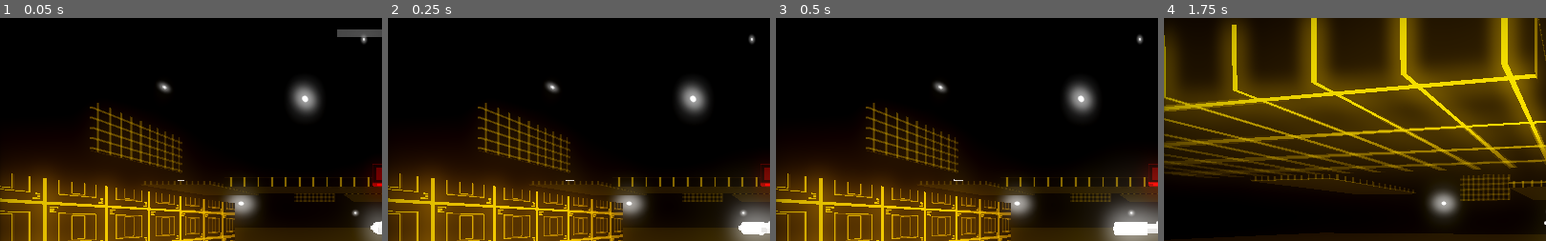
Above: before the commit, frames 1-4 (left to right).
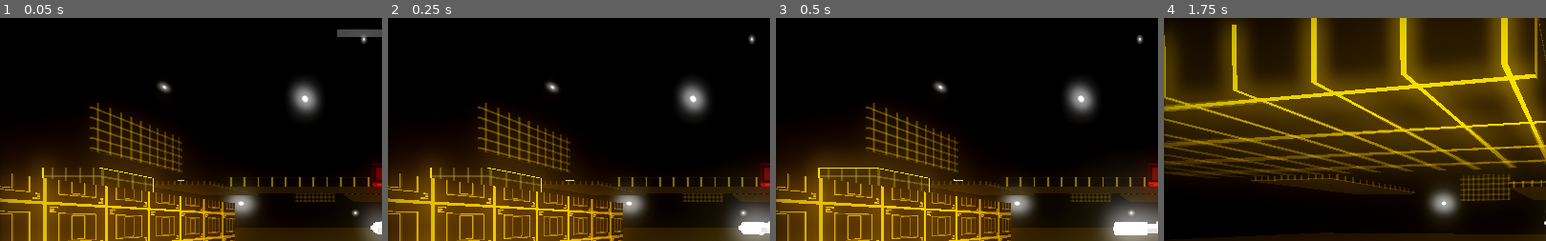
Above: after the commit, the same moments.

Repository: omthegg/WillYouHuman
Game: Godot game, scene res://source/maps/TestMap.tscn
Two runs of this game, one before a commit and one after it. Both use one fixed random seed, a clock stepped at 60 frames per second and the inputs below. This scene is started directly instead of the project's main scene. The engine's default icon, where the game draws it, is replaced by a stand-in: a white triangle on a blue panel in a dark square. Sound files missing from this copy of the repository are replaced by a short silence.
Inputs (mouse positions are % of the whole screen's width and height, from its top left):
- Up to frame 1 (0.05 s): no input
- Up to frame 2 (0.25 s): no input
- Up to frame 3 (0.5 s): no input
- Up to frame 4 (1.75 s): tap Enter at 0.5 s; move the mouse to (55, 50) at 0.52 s; hold W (move_forward) from 0.53 s (still down); tap 1 (1) at 0.6 s; tap Space (jump) at 0.77, 1.52 s; tap 2 (2) at 0.8, 1.35 s; move the mouse to (45, 50) at 1.27 s; tap 3 (3) at 1.55 s
The pictures show only the part of the screen within x 0-50%, y 4-54%; the shares and areas given below are measured in that part.

The runs differ from the first frame. In frame 1, 0.8% of the frame differs, in the area x 11-41%, y 67-79%; in frame 2, 0.8%; in frame 3, 2.2%, in the area x 11-41%, y 62-79%; in frame 4, nothing differs.

Commit message:
Random wall pattern progress

Diff:
--- a/project.godot
+++ b/project.godot
@@ -278,6 +278,7 @@
 SceneTransition="*res://source/autoloads/SceneTransition.gd"
 Settings="*res://source/autoloads/settings.gd"
 Collectibles="*res://source/autoloads/collectibles.gd"
+TextureRandomizer="*res://source/autoloads/TextureRandomizer.gd"
 
 [display]
 
--- a/screenshot.tscn
+++ b/screenshot.tscn
@@ -1,9 +1,21 @@
-[gd_scene load_steps=2 format=2]
+[gd_scene load_steps=3 format=2]
 
 [ext_resource path="res://20231025233309_1.jpg" type="Texture" id=1]
+[ext_resource path="res://20231123185514_1.jpg" type="Texture" id=2]
 
 [node name="Node2D" type="Node2D"]
 
 [node name="202310252333091" type="Sprite" parent="."]
 position = Vector2( 289, 122 )
 texture = ExtResource( 1 )
+
+[node name="202311231855141" type="Sprite" parent="."]
+position = Vector2( 2211, 114 )
+texture = ExtResource( 2 )
+
+[node name="ColorPicker" type="ColorPicker" parent="."]
+margin_left = 2036.0
+margin_top = 703.0
+margin_right = 2344.0
+margin_bottom = 1165.0
+color = Color( 0.52549, 0.501961, 0.396078, 1 )
--- /dev/null
+++ b/source/autoloads/TextureRandomizer.gd
@@ -0,0 +1,53 @@
+extends Node
+
+var icon = preload("res://godot.png")
+
+var rects = []
+
+func generate_random_texture():
+	randomize()
+	var r = Rect2()
+	r.position = Vector2(0, 0)
+	r.size = Vector2(128, 128)
+	rects.append(r)
+	var x_or_y = 1
+	for i in range(4):
+		var img = Image.new()
+		img.create(128, 128, true, Image.FORMAT_RGB8)
+		for rect in rects:
+		#	print(rect)
+			img.fill_rect(rect, Color(rand_range(0.0, 1.0), rand_range(0.0, 1.0), rand_range(0.0, 1.0)))
+
+		img.save_png(str("C:/Users/EXO/Desktop/", str(i), ".png"))
+
+		var random_rect = rects[randi()%rects.size()]
+
+		x_or_y *= -1
+
+		var slice1 = random_rect
+		#slice1.position = random_rect.position
+		if x_or_y == 1:
+			slice1.size *= Vector2(1.0, 0.5)
+		else:
+			slice1.size *= Vector2(0.5, 1.0)
+
+		var slice2 = random_rect
+		#slice2.position = random_rect.position + random_rect.size * Vector2(0.0, 1.0)
+		if x_or_y == 1:
+			slice2.position += slice2.size * Vector2(0.0, 0.5)
+			slice2.size *= Vector2(1.0, 0.5)
+		else:
+			slice2.position += slice2.size * Vector2(0.5, 0.0)
+			slice2.size *= Vector2(0.5, 1.0)
+
+		rects.erase(random_rect)
+		rects.append(slice1)
+		rects.append(slice2)
+
+	var img = Image.new()
+	img.create(128, 128, true, Image.FORMAT_RGB8)
+	for rect in rects:
+		#print(rect)
+		img.fill_rect(rect, Color(rand_range(0.0, 1.0), rand_range(0.0, 1.0), rand_range(0.0, 1.0)))
+
+	img.save_png("C:/Users/EXO/Desktop/rand.png")
--- a/source/maps/Map.gd
+++ b/source/maps/Map.gd
@@ -101,6 +101,7 @@
 
 		#$Navigation/NavigationMeshInstance.bake_navigation_mesh()
 
+	TextureRandomizer.generate_random_texture()
 
 
 
--- a/source/maps/TestMap.tscn
+++ b/source/maps/TestMap.tscn
@@ -23,6 +23,7 @@
 [ext_resource path="res://source/SquidRepresentation/SquidRepresentation.tscn" type="PackedScene" id=21]
 [ext_resource path="res://textures/floor1.tres" type="Material" id=22]
 [ext_resource path="res://source/BombSpawner/BombSpawner.tscn" type="PackedScene" id=23]
+[ext_resource path="res://textures/floor1.png" type="Texture" id=24]
 
 [sub_resource type="NavigationMesh" id=9]
 vertices = PoolVector3Array( -91.55, 1.40408, -99.65, -101.3, 1.40408, -99.65, -101.3, 1.40408, -88.9, -81.55, 1.40408, …(17351 unchanged characters)…
@@ -30,6 +31,25 @@
 agent_height = 1.8
 agent_radius = 0.4
 
+[sub_resource type="SpatialMaterial" id=10]
+flags_world_triplanar = true
+albedo_color = Color( 0.635294, 0.588235, 0.376471, 1 )
+albedo_texture = ExtResource( 24 )
+emission_enabled = true
+emission = Color( 1, 1, 1, 1 )
+emission_energy = 0.0
+emission_operator = 0
+emission_on_uv2 = false
+uv1_scale = Vector3( 0.5, 0.5, 0.5 )
+uv1_triplanar = true
+
+[sub_resource type="SpatialMaterial" id=11]
+flags_unshaded = true
+flags_world_triplanar = true
+albedo_color = Color( 1, 0.819608, 0, 1 )
+uv1_scale = Vector3( 0.5, 0.5, 0.5 )
+uv1_triplanar = true
+
 [sub_resource type="SpatialMaterial" id=1]
 flags_world_triplanar = true
 albedo_texture = ExtResource( 9 )
@@ -111,6 +131,27 @@
 depth = 7.6
 material = ExtResource( 22 )
 
+[node name="CSGBox17" type="CSGBox" parent="Navigation/NavigationMeshInstance"]
+transform = Transform( 1, 0, 0, 0, 1, 0, 0, 0, 1, -45.2, 9.2, -29.4 )
+use_collision = true
+collision_layer = 31
+collision_mask = 31
+width = 8.0
+height = 4.0
+depth = 7.6
+material = SubResource( 10 )
+
+[node name="CSGBox18" type="CSGBox" parent="Navigation/NavigationMeshInstance"]
+transform = Transform( 1, 0, 0, 0, 1, 0, 0, 0, 1, -45.2, 9.2, -29.4 )
+use_collision = true
+collision_layer = 31
+collision_mask = 31
+invert_faces = true
+width = 8.2
+height = 4.2
+depth = 7.8
+material = SubResource( 11 )
+
 [node name="CSGBox7" type="CSGBox" parent="Navigation/NavigationMeshInstance"]
 transform = Transform( 1, 0, 0, 0, 1, 0, 0, 0, 1, -1.55, 13.7, -83.2 )
 use_collision = true
@@ -371,7 +412,7 @@
 transform = Transform( 1, 0, 0, 0, 1, 0, 0, 0, 1, -70, 1, 48.05 )
 
 [node name="JumpBoost3" parent="." instance=ExtResource( 2 )]
-transform = Transform( 1, 0, 0, 0, 1, 0, 0, 0, 1, 28.8, 27.4, 23.25 )
+transform = Transform( 1, 0, 0, 0, 1, 0, 0, 0, 1, 28.8, 25.71, 23.25 )
 
 [node name="CSGBox22" type="CSGBox" parent="."]
 transform = Transform( 1, 0, 0, 0, 1, 0, 0, 0, 1, -131.2, 0, 0 )
Binary file added: 20231123185514_1.jpg
Not shown, added: 20231123185514_1.jpg.import
Not shown: 1 places in source/maps/TestMap.tscn that only renumber resources
